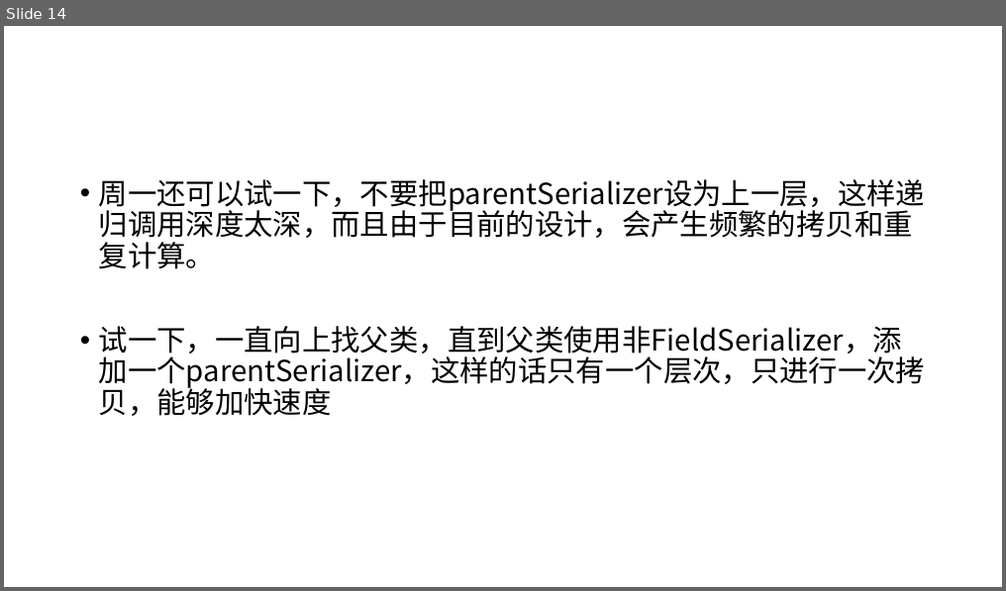
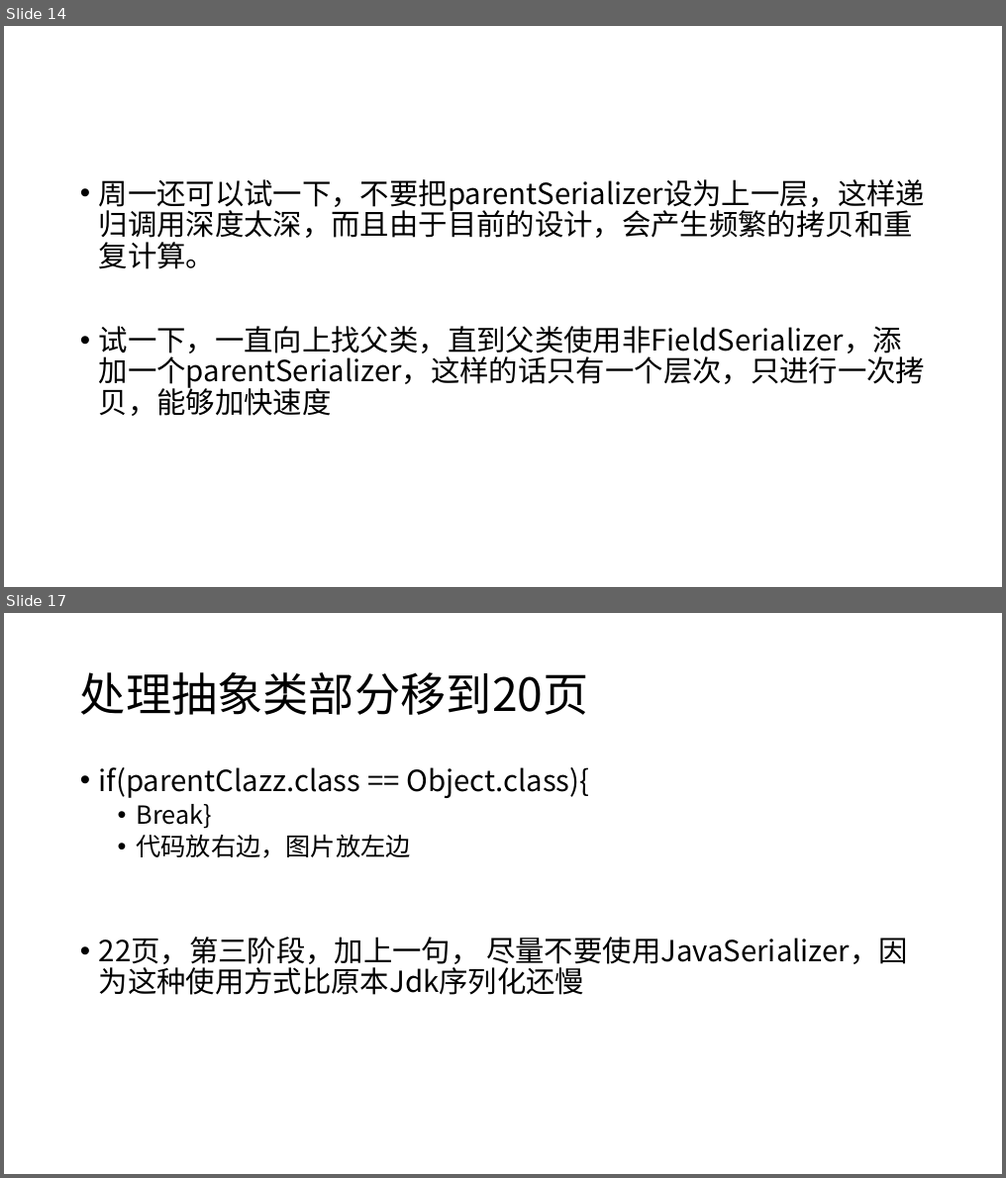
Before and after one commit to aijm/books, a slide deck: 答辩.pptx. Shown one above the other, each under a label of ours: slide 14 before the commit, slides 14 and 17 after it; the slides between them are not shown. The pictures are 1006x591 and 1006x1178 pixels, drawn with LibreOffice and Linux fonts; fonts in the diff are those of the drawing. Boxes give left, top, right and bottom in pixels: in the first picture for what was removed or moved away, otherwise in the second. Text is boxed around its words. In the diff, an @@ line names an element or a change of style, - is before the commit and + after.

```diff
--- a/答辩.pptx
+++ b/答辩.pptx
@@ slide 17 added at [4,613,1002,1174], background #FFFFFF @@
@@ title added at [80,672,589,715], 44 pt, text #000000 @@
+处理抽象类部分移到20页
@@ text added at [99,767,908,995], 28 pt, text #000000 @@
+• if(parentClazz.class == Object.class){
+  • Break}
+  • 代码放右边，图片放左边
+• 22页，第三阶段，加上一句， 尽量不要使用JavaSerializer，因为这种使用方式比原本Jdk序列化还慢
```
Also in this commit, not shown: 5 other slides added.
